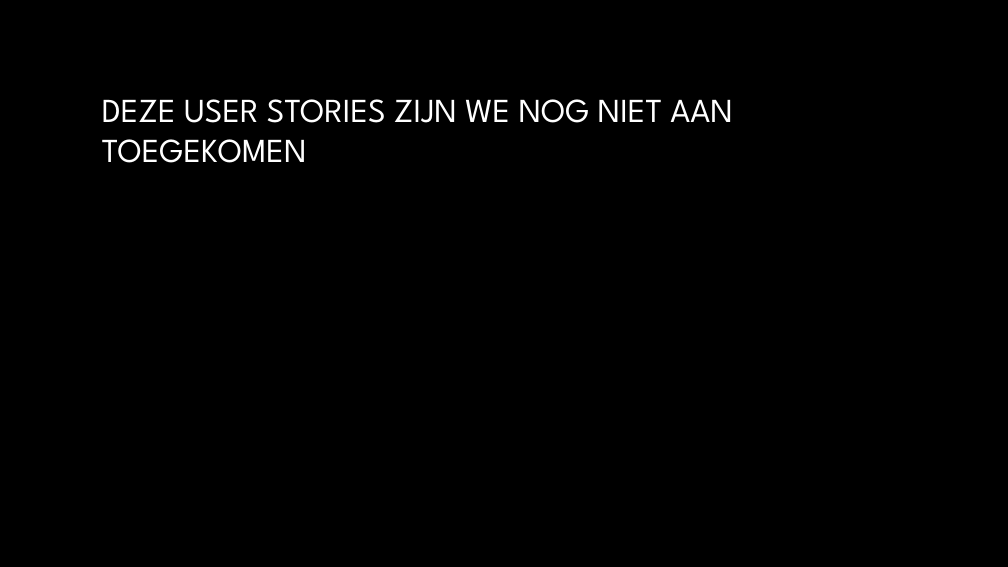
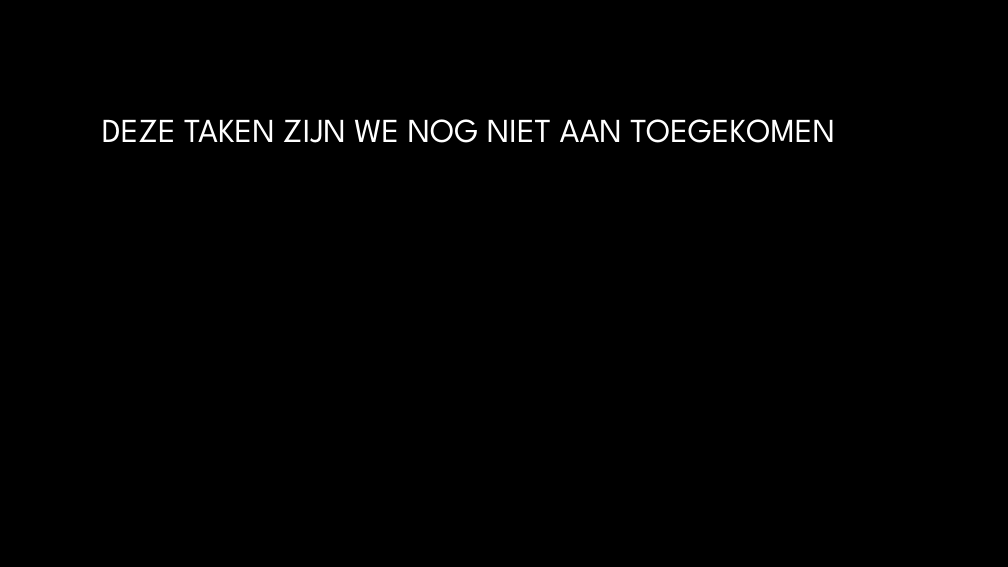
Before and after one commit to Matthijs-Hart/Project-5-6---Floating-Farm, a slide deck: slide 5 of Presentaties/Template Sprint Reviews.pptx. Drawn at 1008x567 pixels with LibreOffice and Linux fonts; fonts in the diff are those of the drawing; background and template pictures are left out. Boxes give left, top, right and bottom in pixels: in the first picture for what was removed or moved away, otherwise in the second. Text is boxed around its words. In the diff, an @@ line names an element or a change of style, - is before the commit and + after.

```diff
--- a/Presentaties/Template Sprint Reviews.pptx
+++ b/Presentaties/Template Sprint Reviews.pptx
@@ title at <box>102,119,835,143</box>: text changed @@
-DEZE USER STORIES ZIJN WE NOG NIET AAN TOEGEKOMEN
+DEZE TAKEN ZIJN WE NOG NIET AAN TOEGEKOMEN
```
Also in this commit, not shown: 1 other file.
